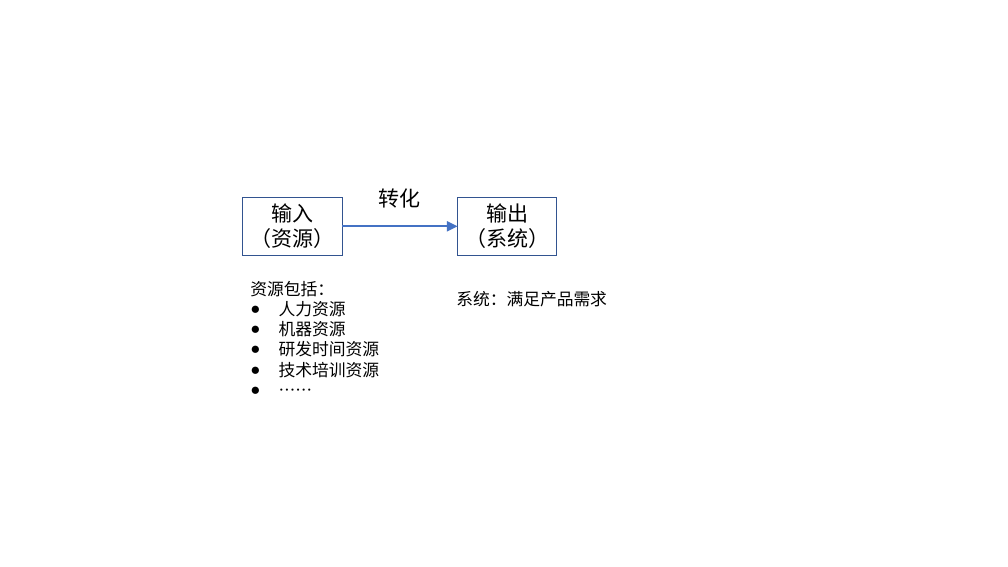
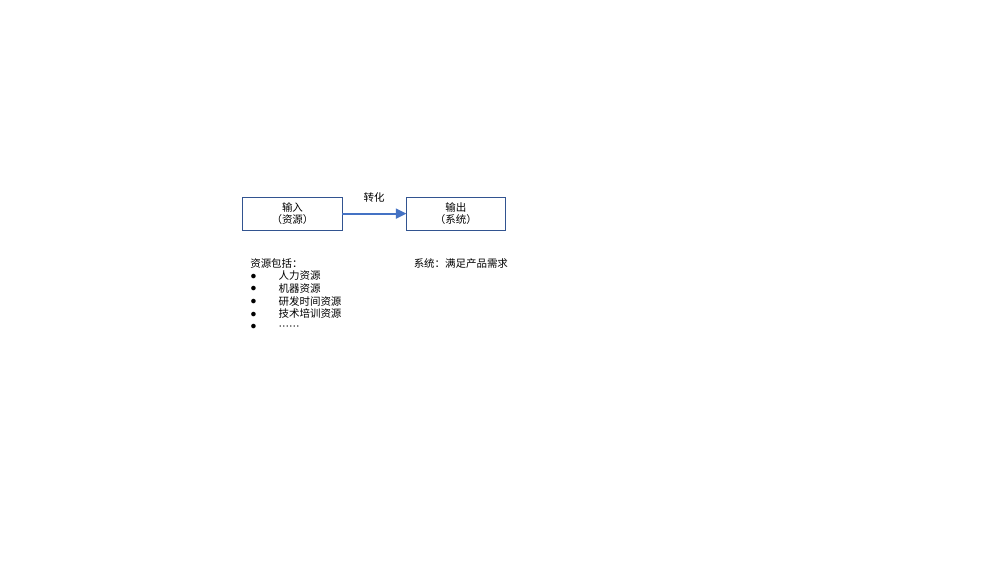
Before and after one commit to sheljoy/vividfree.github.io, a slide deck: slide 1 of images/2017-09-16-some-viewpoint-about-system-design-figure1.pptx. Drawn at 1008x567 pixels with LibreOffice and Linux fonts; fonts in the diff are those of the drawing. Boxes give left, top, right and bottom in pixels: in the first picture for what was removed or moved away, otherwise in the second. Text is boxed around its words. In the diff, an @@ line names an element or a change of style, - is before the commit and + after.

```diff
--- a/images/2017-09-16-some-viewpoint-about-system-design-figure1.pptx
+++ b/images/2017-09-16-some-viewpoint-about-system-design-figure1.pptx
@@ rectangle "输入" resized from (x1=243, y1=197, x2=342, y2=256) to (x1=243, y1=197, x2=342, y2=231) @@
@@ size 20 to 10 pt in 3 elements at (x1=243, y1=197, x2=342, y2=231), (x1=406, y1=197, x2=505, y2=231), (x1=364, y1=192, x2=385, y2=202) @@
@@ text "转化" moved from (x1=379, y1=188, x2=421, y2=208) to (x1=364, y1=192, x2=385, y2=202) @@
@@ rectangle "输出" resized from (x1=457, y1=197, x2=557, y2=256) to (x1=406, y1=197, x2=505, y2=231) @@
@@ arrow moved from (342, 226) - (457, 226) to (342, 214) - (406, 214) @@
@@ text "资源包括：" moved from (x1=250, y1=281, x2=379, y2=378) to (x1=250, y1=258, x2=342, y2=318) @@
@@ text "资源包括：" at (x1=250, y1=258, x2=342, y2=318): size 16 to 10 pt @@
@@ text "系统：满足产品需求" at (x1=414, y1=258, x2=508, y2=268): size 16 to 10 pt @@
@@ text "系统：满足产品需求" moved from (x1=456, y1=291, x2=607, y2=307) to (x1=414, y1=258, x2=508, y2=268) @@
```
Also in this commit, not shown: 2 other files.
